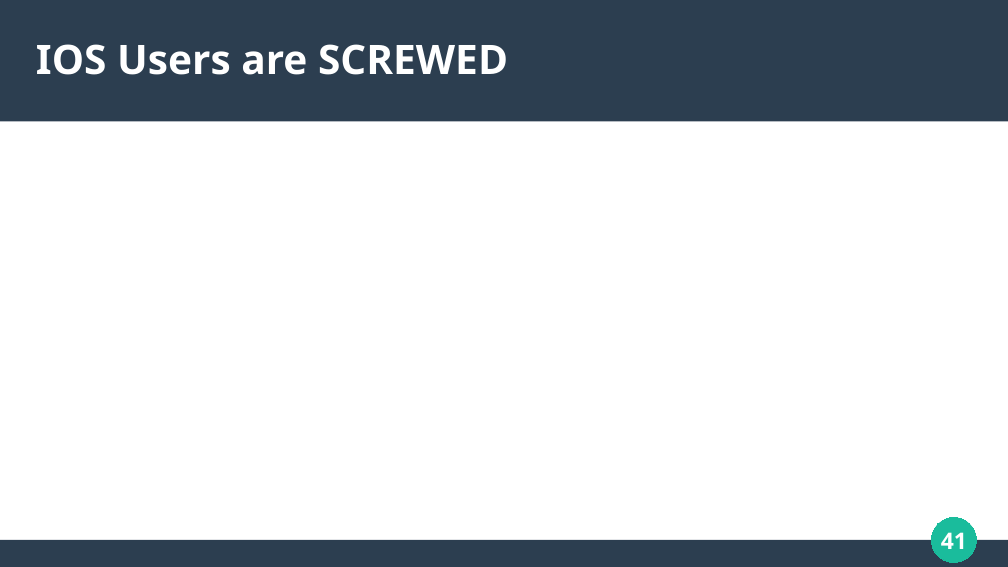
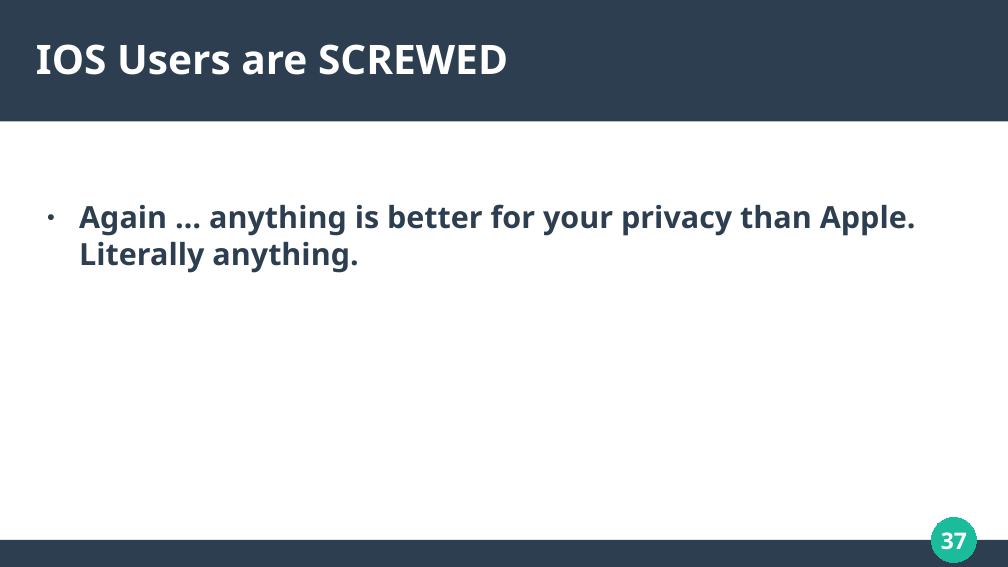
Before and after one commit to RealAsira/OwnYourOSINT, a slide deck: slide 37 of Own Your OSINT.odp (slide 41 before the commit). Drawn at 1008x567 pixels with LibreOffice and Linux fonts; fonts in the diff are those of the drawing. Boxes give left, top, right and bottom in pixels: in the first picture for what was removed or moved away, otherwise in the second. Text is boxed around its words. In the diff, an @@ line names an element or a change of style, - is before the commit and + after.

```diff
--- a/Own Your OSINT.odp
+++ b/Own Your OSINT.odp
@@ text added at (79,204,916,273), 24 pt, text #2C3E50, bold @@
+● Again … anything is better for your privacy than Apple. Literally anything.
@@ page number at (941,532,967,550): text changed @@
-41
+37
```
Also in this commit, not shown: 18 other slides changed, 4 slides added, 8 slides removed.
